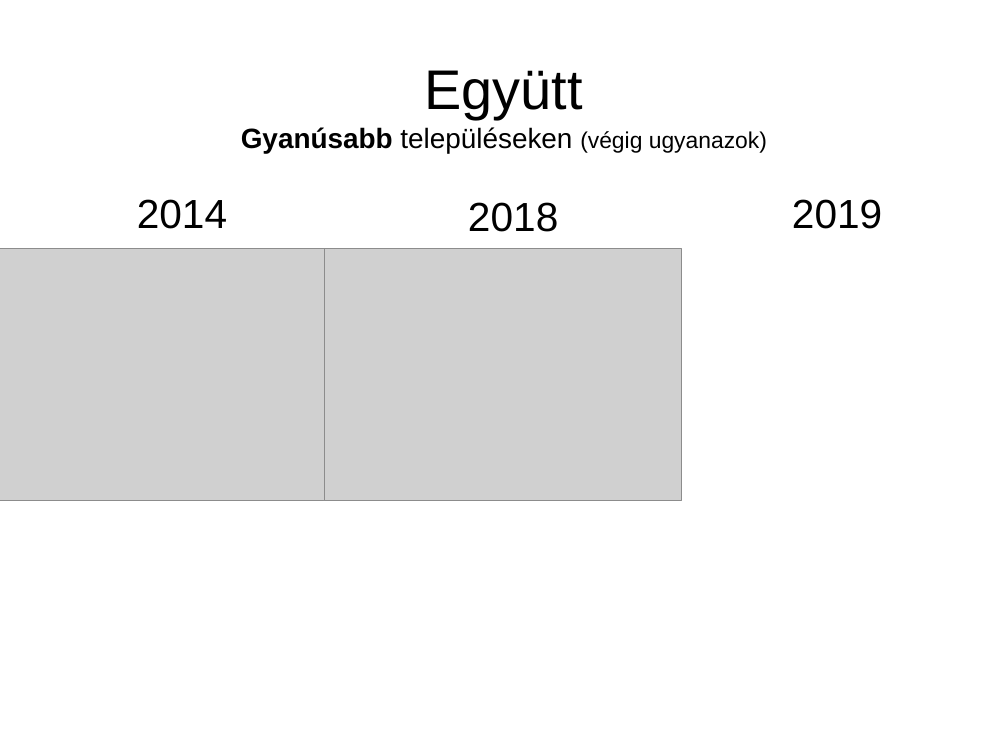
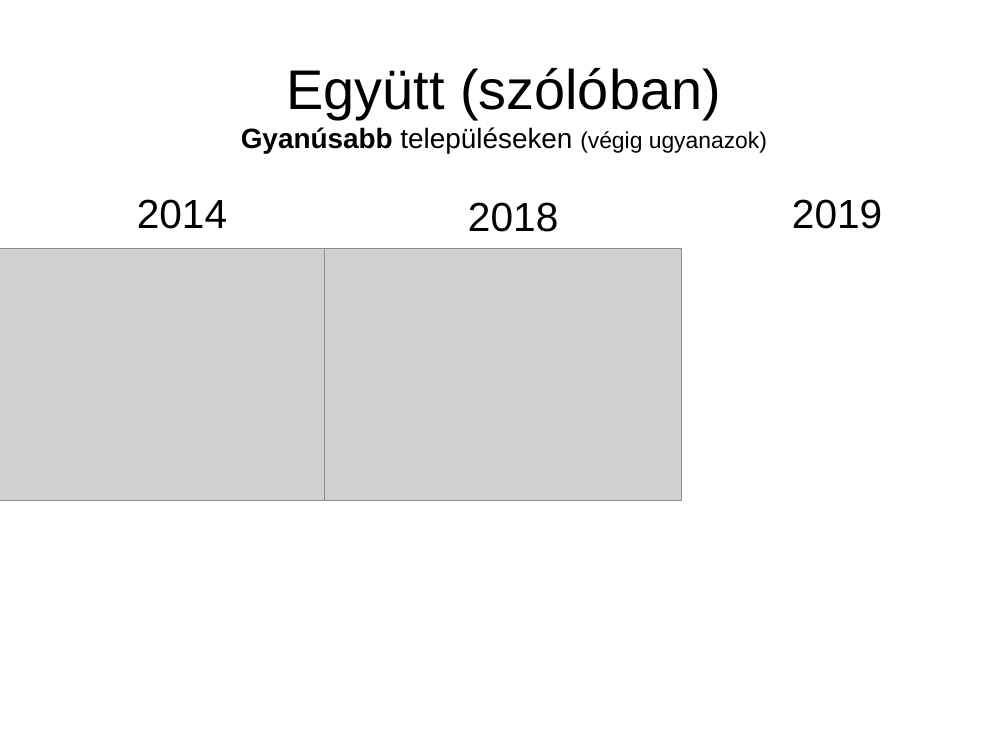
Before and after one commit to brezniczky/ep_elections_2019_hun, a slide deck: slide 26 of slides/hun/slides.odp (slide 20 before the commit). Drawn at 1008x756 pixels with LibreOffice and Linux fonts; fonts in the diff are those of the drawing; grey boxes stand for pictures. Boxes give left, top, right and bottom in pixels: in the first picture for what was removed or moved away, otherwise in the second. Text is boxed around its words. In the diff, an @@ line names an element or a change of style, - is before the commit and + after.

```diff
--- a/slides/hun/slides.odp
+++ b/slides/hun/slides.odp
@@ title at (241,68,767,153): text changed @@
-Együtt
-Gyanúsabb településeken (végig ugyanazok)
+Együtt (szólóban)
+Gyanúsabb településeken (végig ugyanazok)
```
Also in this commit, not shown: 5 other slides changed, 14 slides added, 2 slides removed, 2 other files.
